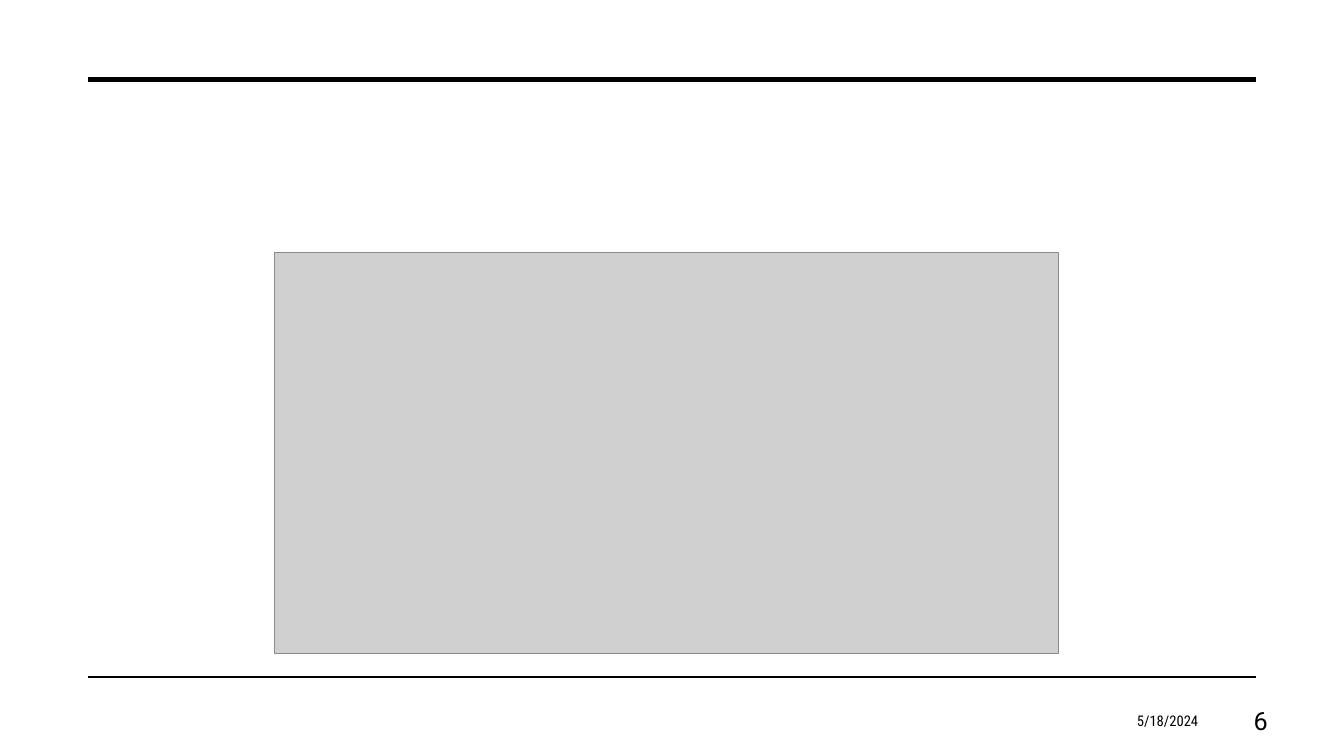
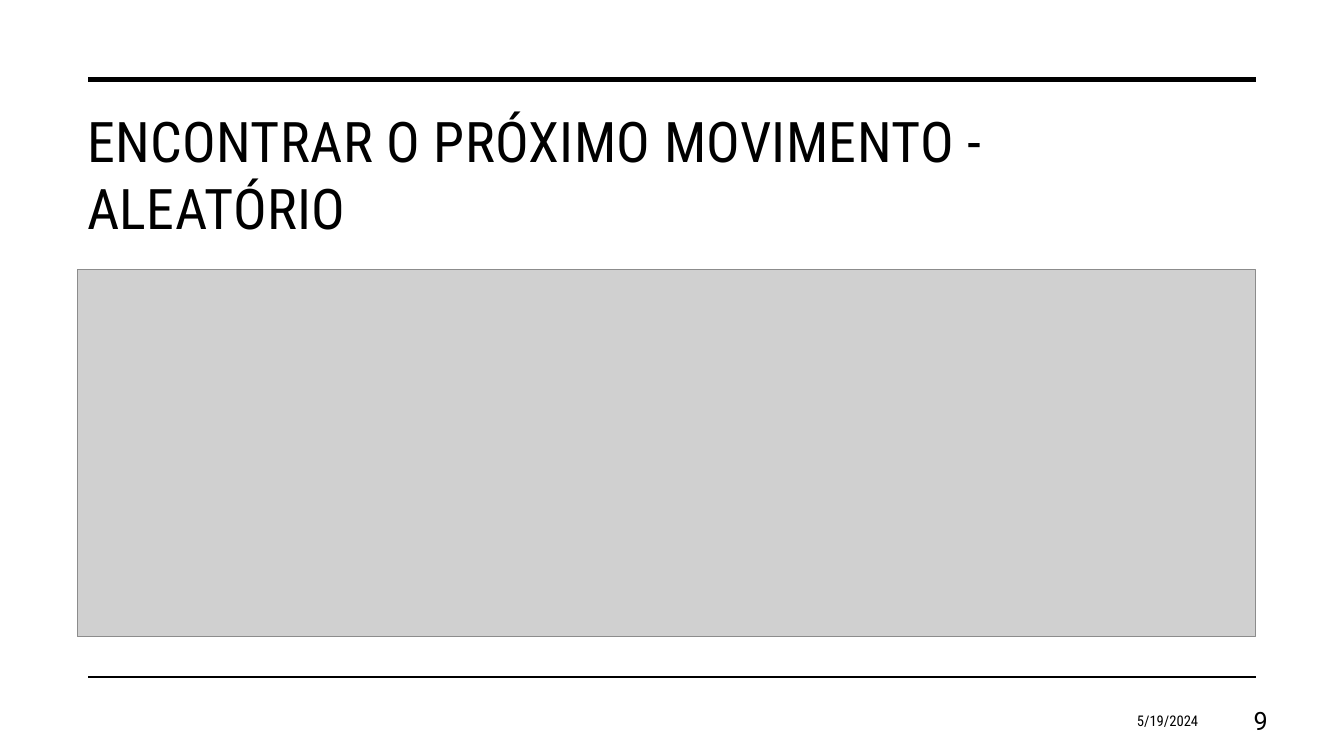
Before and after one commit to eduardosavian/chess-horse-tour, a slide deck: slide 9 of Presentation.pptx (slide 6 before the commit). Drawn at 1344x756 pixels with LibreOffice and Linux fonts; fonts in the diff are those of the drawing; grey boxes stand for pictures. Boxes give left, top, right and bottom in pixels: in the first picture for what was removed or moved away, otherwise in the second. Text is boxed around its words. In the diff, an @@ line names an element or a change of style, - is before the commit and + after.

```diff
--- a/Presentation.pptx
+++ b/Presentation.pptx
@@ title added at (87, 111, 954, 230), 40 pt, text #000000 @@
+ENCONTRAR O PRÓXIMO MOVIMENTO - ALEATÓRIO
@@ picture: place and size @@
-picture at (275, 253, 1059, 654)
+picture at (78, 269, 1256, 637)
@@ text at (1137, 715, 1198, 727): text changed @@
-5/18/2024
+5/19/2024
@@ page number at (1254, 712, 1268, 730): text changed @@
-6
+9
```
Also in this commit, not shown: 7 other slides changed, 15 slides added, 5 other files.
